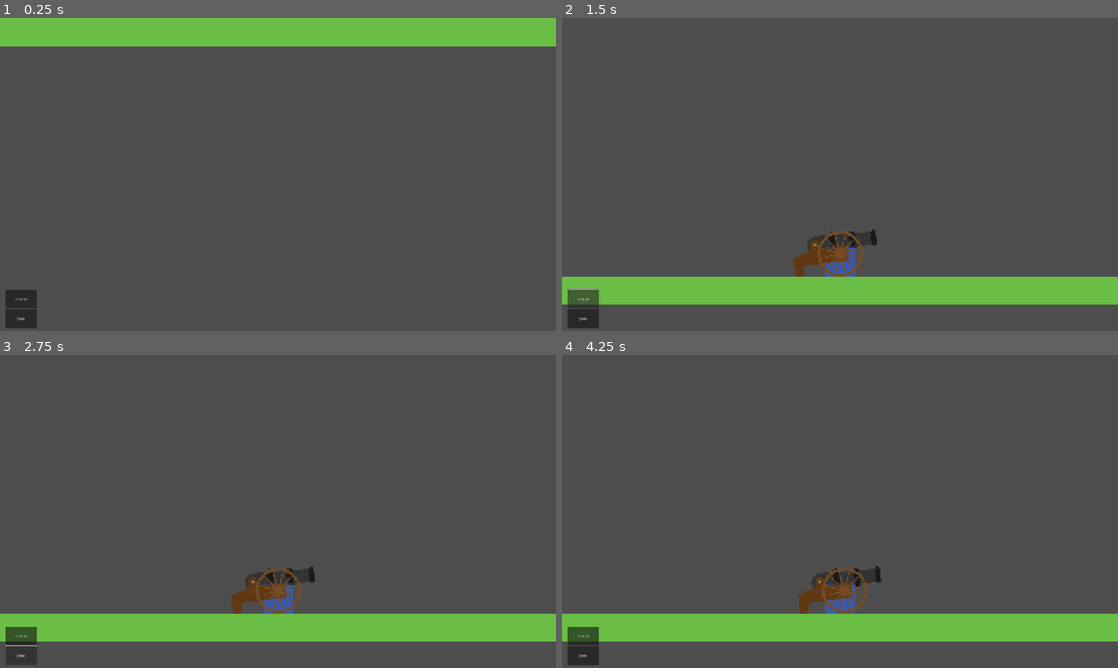
Above: before the commit, frames 1-4 (two rows, left to right).
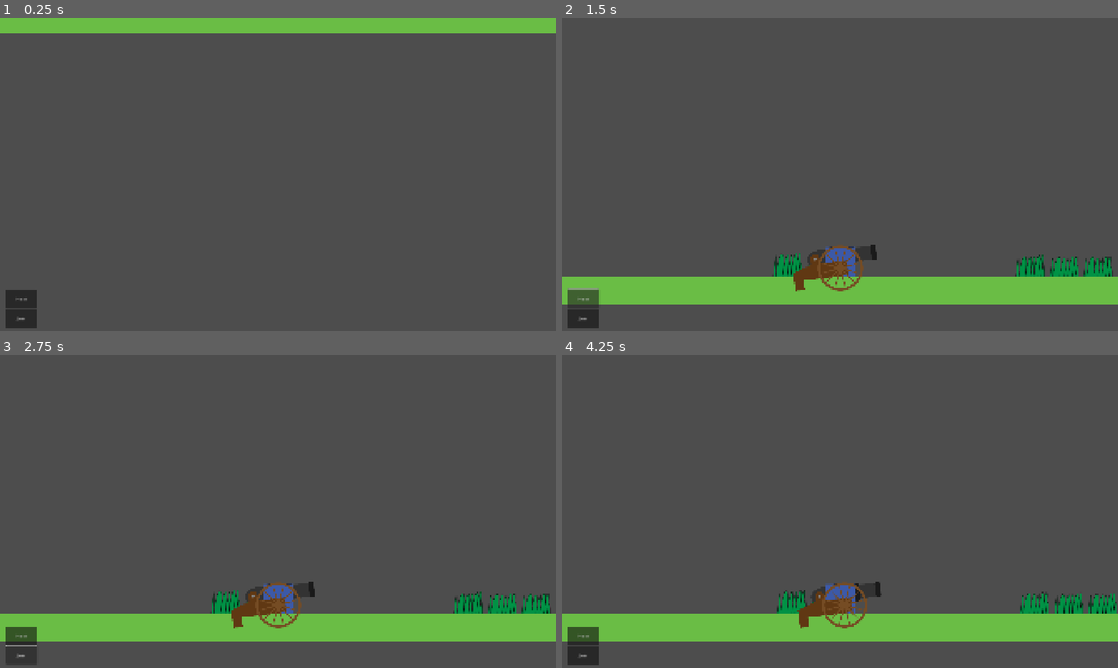
Above: after the commit, the same moments.

Repository: JasontreksC/CannonBall
Game: Godot game, scene res://Scene/Core/root.tscn
Two runs of this game, one before a commit and one after it. Both use one fixed random seed, a clock stepped at 60 frames per second and the inputs below.
Inputs (mouse positions are in pixels of both pictures, inside the frame that each line leads up to):
- Up to frame 1 (0.25 s): no input
- Up to frame 2 (1.5 s): tap Enter at 0.5 s; move the mouse to (962, 158) at 0.52 s; hold D (right) 0.53-1.25 s; tap F (aim) at 0.6 s; click "Host" at 1.25 s
- Up to frame 3 (2.75 s): click "Join" at 2 s
- Up to frame 4 (4.25 s): tap Space at 2.75 s; move the mouse to (728, 527) at 2.77 s; hold A (left) 2.78-3.53 s; click (728, 527) at 2.85 s; move the mouse to (895, 442) at 3.52 s; hold D (right) from 3.53 s (still down); tap E (handle) at 3.6 s

The runs differ from the first frame. In frame 1, 4.2% of the frame differs, in the area x 0-100%, y 4-10%; in frame 2, 2.7%; in frame 3, 2.7%; in frame 4, 2.7%.

Commit message:
feat: 프레이어 스폰 스팟

Diff:
--- a/CannonBall/Scene/Core/field.tscn
+++ b/CannonBall/Scene/Core/field.tscn
@@ -10,110 +10,141 @@
 script = ExtResource("1_vv3bg")
 
 [node name="Sprite2D" type="Sprite2D" parent="."]
-position = Vector2(4225.38, 50)
 scale = Vector2(105.533, 1)
 texture = ExtResource("1_vywom")
 
-[node name="StaticBody2D" type="StaticBody2D" parent="."]
+[node name="StaticBody2D" type="StaticBody2D" parent="Sprite2D"]
+scale = Vector2(0.00947571, 1)
 
-[node name="CollisionShape2D" type="CollisionShape2D" parent="StaticBody2D"]
+[node name="CollisionShape2D" type="CollisionShape2D" parent="Sprite2D/StaticBody2D"]
+position = Vector2(0, -50)
 shape = SubResource("WorldBoundaryShape2D_y0ibm")
+
+[node name="P1SpawnSpot" type="Node2D" parent="."]
+position = Vector2(-4000, -50)
+
+[node name="P2SpawnSpot" type="Node2D" parent="."]
+position = Vector2(4000, -50)
 
 [node name="Environment" type="Node2D" parent="."]
 z_index = -1
 
 [node name="Grass" type="Sprite2D" parent="Environment"]
-position = Vector2(2902, -38)
+position = Vector2(-1521.38, -77)
 texture = ExtResource("3_dseh1")
 
 [node name="Grass2" type="Sprite2D" parent="Environment"]
-position = Vector2(3018, -38)
+position = Vector2(-1405.38, -77)
 texture = ExtResource("3_dseh1")
 
 [node name="Grass3" type="Sprite2D" parent="Environment"]
-position = Vector2(3143, -38)
+position = Vector2(-1280.38, -77)
 texture = ExtResource("3_dseh1")
 
 [node name="Grass4" type="Sprite2D" parent="Environment"]
-position = Vector2(4240, -43)
+position = Vector2(-183.381, -82)
 texture = ExtResource("3_dseh1")
 
 [node name="Grass5" type="Sprite2D" parent="Environment"]
-position = Vector2(4357, -39)
+position = Vector2(-66.3806, -78)
 texture = ExtResource("3_dseh1")
 
 [node name="Grass6" type="Sprite2D" parent="Environment"]
-position = Vector2(5078, -36)
+position = Vector2(654.619, -75)
 texture = ExtResource("3_dseh1")
 
 [node name="Grass7" type="Sprite2D" parent="Environment"]
-position = Vector2(5196, -33)
+position = Vector2(772.619, -72)
 texture = ExtResource("3_dseh1")
 
 [node name="Grass8" type="Sprite2D" parent="Environment"]
-position = Vector2(5312, -33)
+position = Vector2(888.619, -72)
 texture = ExtResource("3_dseh1")
 
 [node name="Grass9" type="Sprite2D" parent="Environment"]
-position = Vector2(5746, -37)
+position = Vector2(1322.62, -76)
 texture = ExtResource("3_dseh1")
 
 [node name="Grass10" type="Sprite2D" parent="Environment"]
-position = Vector2(5862, -37)
+position = Vector2(1438.62, -76)
 texture = ExtResource("3_dseh1")
 
 [node name="Grass11" type="Sprite2D" parent="Environment"]
-position = Vector2(6409, -27)
+position = Vector2(1985.62, -66)
 texture = ExtResource("3_dseh1")
 
 [node name="Grass12" type="Sprite2D" parent="Environment"]
-position = Vector2(6822, -31)
+position = Vector2(2398.62, -70)
 texture = ExtResource("3_dseh1")
 
 [node name="Grass13" type="Sprite2D" parent="Environment"]
-position = Vector2(6942, -35)
+position = Vector2(2518.62, -74)
 texture = ExtResource("3_dseh1")
 
 [node name="Grass14" type="Sprite2D" parent="Environment"]
-position = Vector2(7058, -35)
+position = Vector2(2634.62, -74)
 texture = ExtResource("3_dseh1")
 
 [node name="Grass15" type="Sprite2D" parent="Environment"]
-position = Vector2(7444, -41)
+position = Vector2(3020.62, -80)
 texture = ExtResource("3_dseh1")
 
 [node name="Grass16" type="Sprite2D" parent="Environment"]
-position = Vector2(7560, -41)
+position = Vector2(3136.62, -80)
 texture = ExtResource("3_dseh1")
 
 [node name="Grass17" type="Sprite2D" parent="Environment"]
-position = Vector2(7677, -37)
+position = Vector2(3253.62, -76)
 texture = ExtResource("3_dseh1")
 
 [node name="Grass18" type="Sprite2D" parent="Environment"]
-position = Vector2(7793, -37)
+position = Vector2(3369.62, -76)
 texture = ExtResource("3_dseh1")
 
 [node name="Grass19" type="Sprite2D" parent="Environment"]
-position = Vector2(7911, -34)
+position = Vector2(3487.62, -73)
 texture = ExtResource("3_dseh1")
 
 [node name="Grass20" type="Sprite2D" parent="Environment"]
-position = Vector2(8190, -28)
+position = Vector2(3766.62, -67)
 texture = ExtResource("3_dseh1")
 
 [node name="Grass21" type="Sprite2D" parent="Environment"]
-position = Vector2(8649, -26)
+position = Vector2(4225.62, -65)
 texture = ExtResource("3_dseh1")
 
 [node name="Grass22" type="Sprite2D" parent="Environment"]
-position = Vector2(8765, -26)
+position = Vector2(4341.62, -65)
 texture = ExtResource("3_dseh1")
 
 [node name="Grass23" type="Sprite2D" parent="Environment"]
-position = Vector2(9031, -28)
+position = Vector2(4607.62, -67)
 texture = ExtResource("3_dseh1")
 
 [node name="Grass24" type="Sprite2D" parent="Environment"]
-position = Vector2(9147, -28)
+position = Vector2(4723.62, -67)
 texture = ExtResource("3_dseh1")
+
+[node name="Grass25" type="Sprite2D" parent="Environment"]
+position = Vector2(-2286, -83)
+texture = ExtResource("3_dseh1")
+
+[node name="Grass26" type="Sprite2D" parent="Environment"]
+position = Vector2(-2170, -83)
+texture = ExtResource("3_dseh1")
+
+[node name="Grass27" type="Sprite2D" parent="Environment"]
+position = Vector2(-5007, -83)
+texture = ExtResource("3_dseh1")
+
+[node name="Grass28" type="Sprite2D" parent="Environment"]
+position = Vector2(-4891, -83)
+texture = ExtResource("3_dseh1")
+
+[node name="Grass29" type="Sprite2D" parent="Environment"]
+position = Vector2(-4766, -83)
+texture = ExtResource("3_dseh1")
+
+[node name="Grass30" type="Sprite2D" parent="Environment"]
+position = Vector2(-3406, -79)
+texture = ExtResource("3_dseh1")
